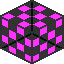
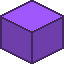
Layered file, before and after one edit (64x64). Changes by layer:
showed group "Armor" (11 layers) over (x1=0, y1=0, x2=64, y2=64)
showed "Violet", painted on it over (x1=0, y1=0, x2=64, y2=64)
hid group "Debug" (3 layers) over (x1=0, y1=0, x2=64, y2=64)
hid group "Null" (2 layers) over (x1=0, y1=0, x2=64, y2=64)